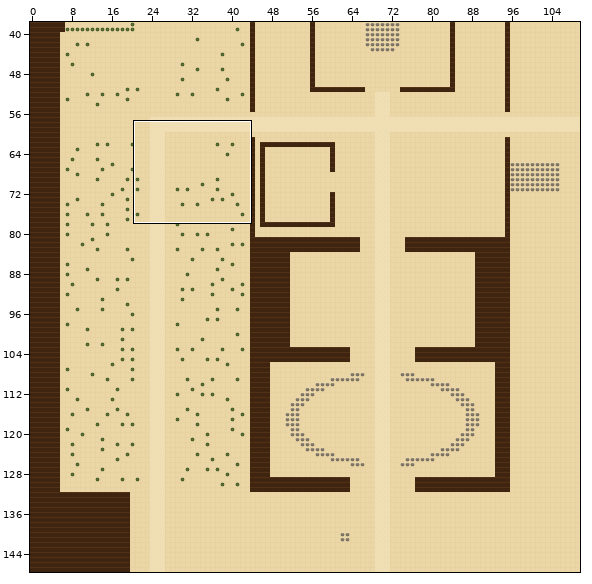
Tiled map (JSON): maps/camelot.tmj. The picture above shows the old version from afar; the outline marks the close-up.
Close-up. Before:
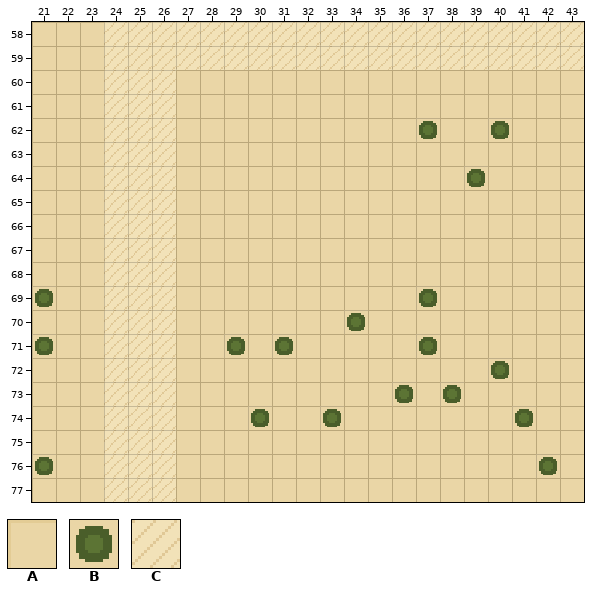
Cells are 16x16 px. Shown: x 21..43, y 58..77. The commit also changed other parts of the map, which this record leaves out.
Key: from "draft": A 0, B 3, C 5.
_ is an empty cell.
Layer "ground" before, first column x 21:
58 AAACCCCCCCCCCCCCCCCCCCC
59 AAACCCCCCCCCCCCCCCCCCCC
60 AAACCCAAAAAAAAAAAAAAAAA
61 AAACCCAAAAAAAAAAAAAAAAA
62 AAACCCAAAAAAAAAABAABAAA
63 AAACCCAAAAAAAAAAAAAAAAA
64 AAACCCAAAAAAAAAAAABAAAA
65 AAACCCAAAAAAAAAAAAAAAAA
66 AAACCCAAAAAAAAAAAAAAAAA
67 AAACCCAAAAAAAAAAAAAAAAA
68 AAACCCAAAAAAAAAAAAAAAAA
69 BAACCCAAAAAAAAAABAAAAAA
70 AAACCCAAAAAAABAAAAAAAAA
71 BAACCCAABABAAAAABAAAAAA
72 AAACCCAAAAAAAAAAAAABAAA
73 AAACCCAAAAAAAAABABAAAAA
74 AAACCCAAABAABAAAAAAABAA
75 AAACCCAAAAAAAAAAAAAAAAA
76 BAACCCAAAAAAAAAAAAAAABA
77 AAACCCAAAAAAAAAAAAAAAAA
The same view after the edit:
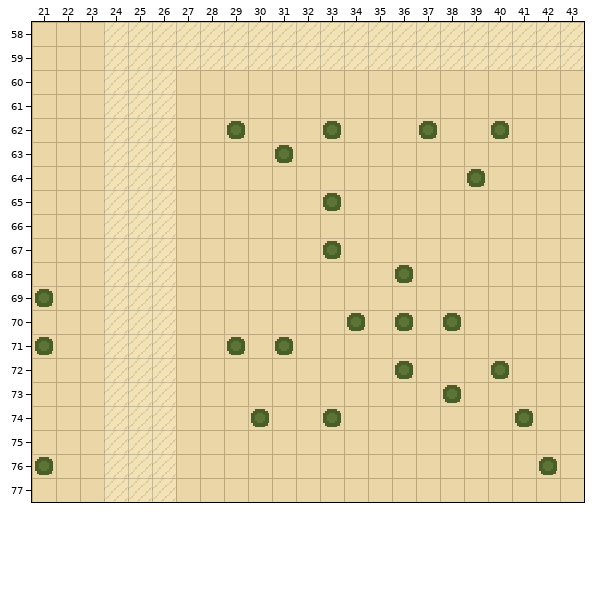
The edit:
{"where": "layer \"ground\""}
{"y":62,"x":29,"old":"A","new":"B"}
{"y":62,"x":33,"old":"A","new":"B"}
{"y":63,"x":31,"old":"A","new":"B"}
{"y":65,"x":33,"old":"A","new":"B"}
{"y":67,"x":33,"old":"A","new":"B"}
{"y":68,"x":36,"old":"A","new":"B"}
{"y":69,"x":37,"old":"B","new":"A"}
{"y":70,"x":36,"old":"A","new":"B"}
{"y":70,"x":38,"old":"A","new":"B"}
{"y":71,"x":37,"old":"B","new":"A"}
{"y":72,"x":36,"old":"A","new":"B"}
{"y":73,"x":36,"old":"B","new":"A"}
{"label":"changed","picture_box":[224,118,248,142]}
{"label":"changed","picture_box":[320,118,344,142]}
{"label":"changed","picture_box":[272,142,296,166]}
{"label":"changed","picture_box":[320,190,344,214]}
{"label":"changed","picture_box":[320,238,344,262]}
{"label":"changed","picture_box":[392,262,464,406]}
